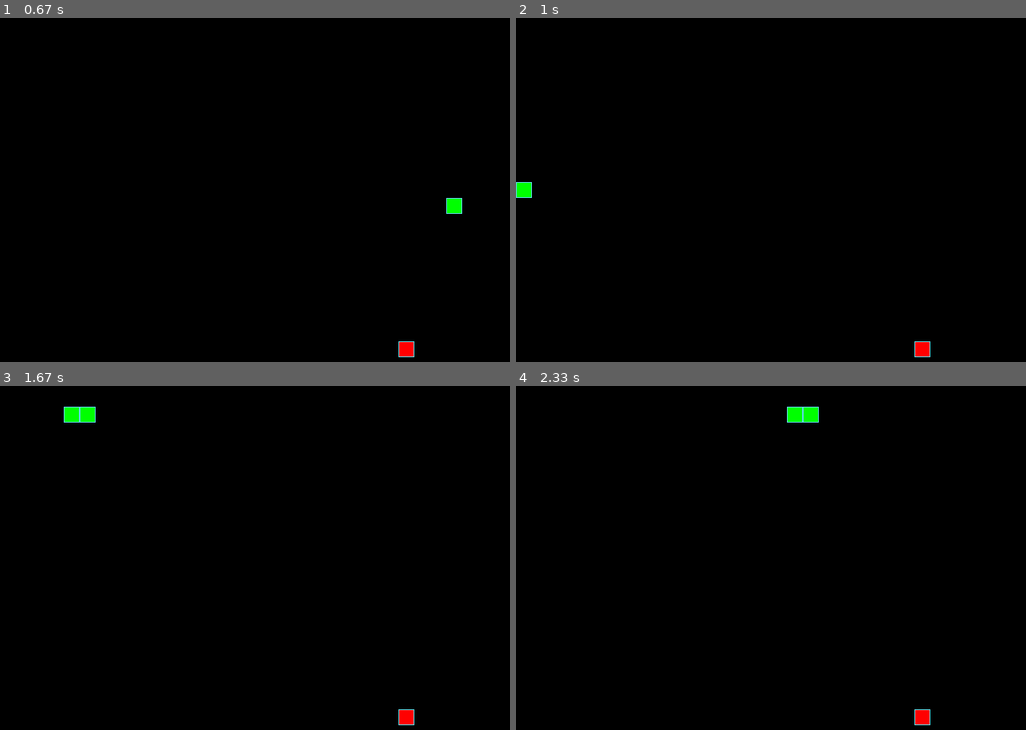
Above: before the commit, frames 1-4 (two rows, left to right).
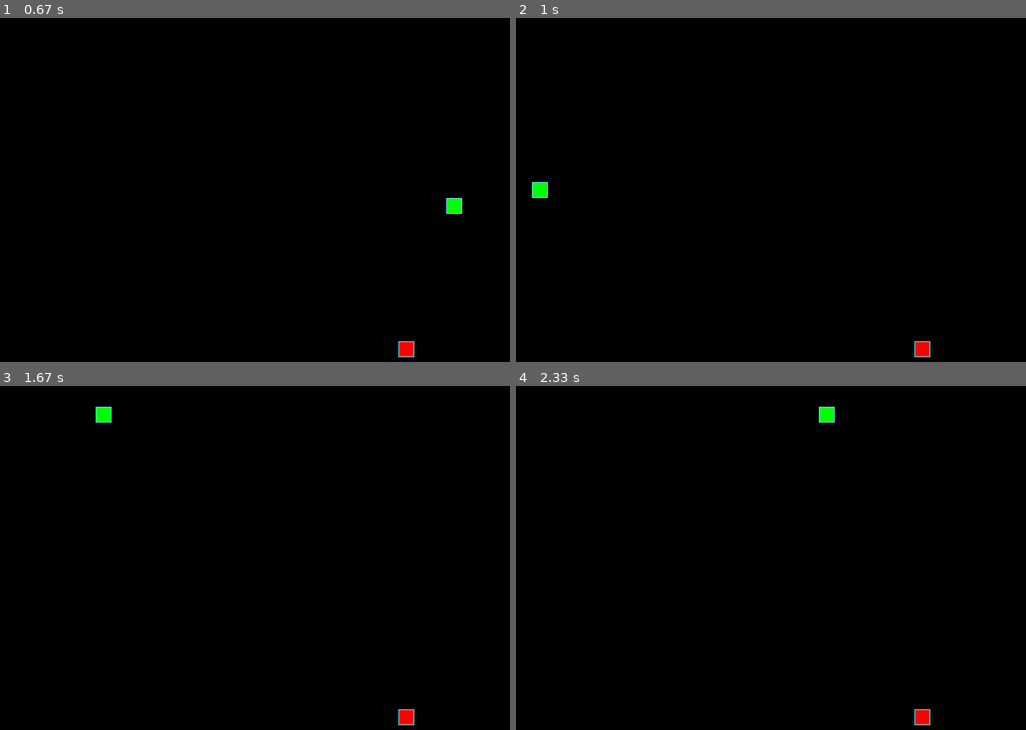
Above: after the commit, the same moments.

Repository: Zhonyanya/UrFU
Game: pygame game, started from programming/yandex/the_snake.py
Same seed, same stepped clock (60 frames per second), same inputs: the game is played once before the commit and once after it.
Inputs:
- Up to frame 1 (0.67 s): hold Right from 0.33 s (still down)
- Up to frame 2 (1 s): release Right at 0.8 s; hold Up from 0.83 s (still down)
- Up to frame 3 (1.67 s): release Up at 1.3 s; hold Right from 1.33 s (still down)
- Up to frame 4 (2.33 s): release Right at 1.8 s

Frame 1 is identical in both runs. In frame 2, 0.3% of the frame differs, in the area x 0-7%, y 47-53%; in frame 3, 0.4%, in the area x 12-22%, y 6-11%; in frame 4, 0.4%.

Commit message:
Update the_snake.py

Diff:
--- a/programming/yandex/the_snake.py
+++ b/programming/yandex/the_snake.py
@@ -113,15 +113,17 @@
         return self.positions[0]
 
     def move(self):
+        if self.last != self.get_head_position():
+            self.last = self.positions[-1]
         """Двигает змейку согласно направлению движения."""
-        if self.positions[0][0] > SCREEN_WIDTH:
-            self.positions.insert(0, ((0, self.positions[0][1])))
+        if self.positions[0][0] >= SCREEN_WIDTH:
+            self.positions[0] = (0, self.positions[0][1])
         elif self.positions[0][0] < 0:
-            self.positions.insert(0, (SCREEN_WIDTH, self.positions[0][1]))
-        elif self.positions[0][1] > SCREEN_HEIGHT:
-            self.positions.insert(0, ((self.positions[0][0], 0)))
+            self.positions[0] = (SCREEN_WIDTH, self.positions[0][1])
+        elif self.positions[0][1] >= SCREEN_HEIGHT:
+            self.positions[0] = (self.positions[0][0], 0)
         elif self.positions[0][1] < 0:
-            self.positions.insert(0, ((self.positions[0][0], SCREEN_HEIGHT)))
+            self.positions[0] = (self.positions[0][0], SCREEN_HEIGHT)
         if self.direction == RIGHT:
             self.positions.insert(0, (self.positions[0][0] + GRID_SIZE,
                                       self.positions[0][1]))
@@ -193,8 +195,9 @@
 
 def main():
     """Главная функция."""
-
+    # Инициализация PyGame:
     pygame.init()
+    # Тут нужно создать экземпляры классов.
     apple = Apple(APPLE_COLOR)
     snake = Snake((0, 0), SNAKE_COLOR)
 
@@ -234,6 +237,7 @@
             apple.draw()
             snake.reset()
 
+        # Тут опишите основную логику игры.
         pygame.display.update()
 
 
